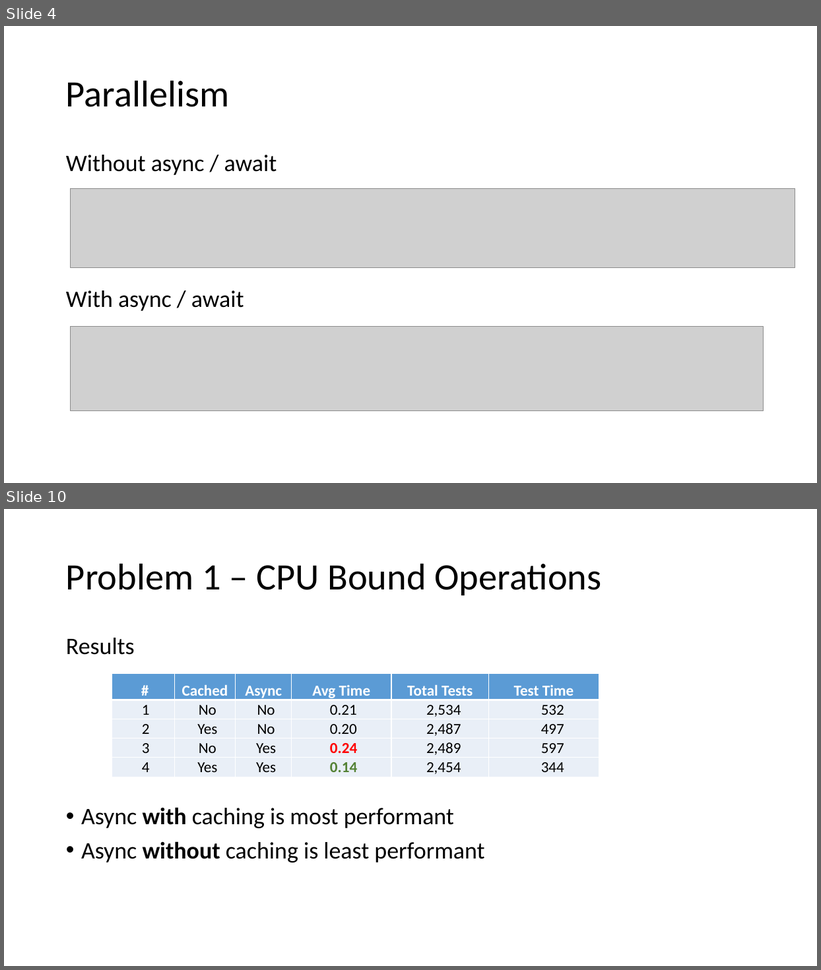
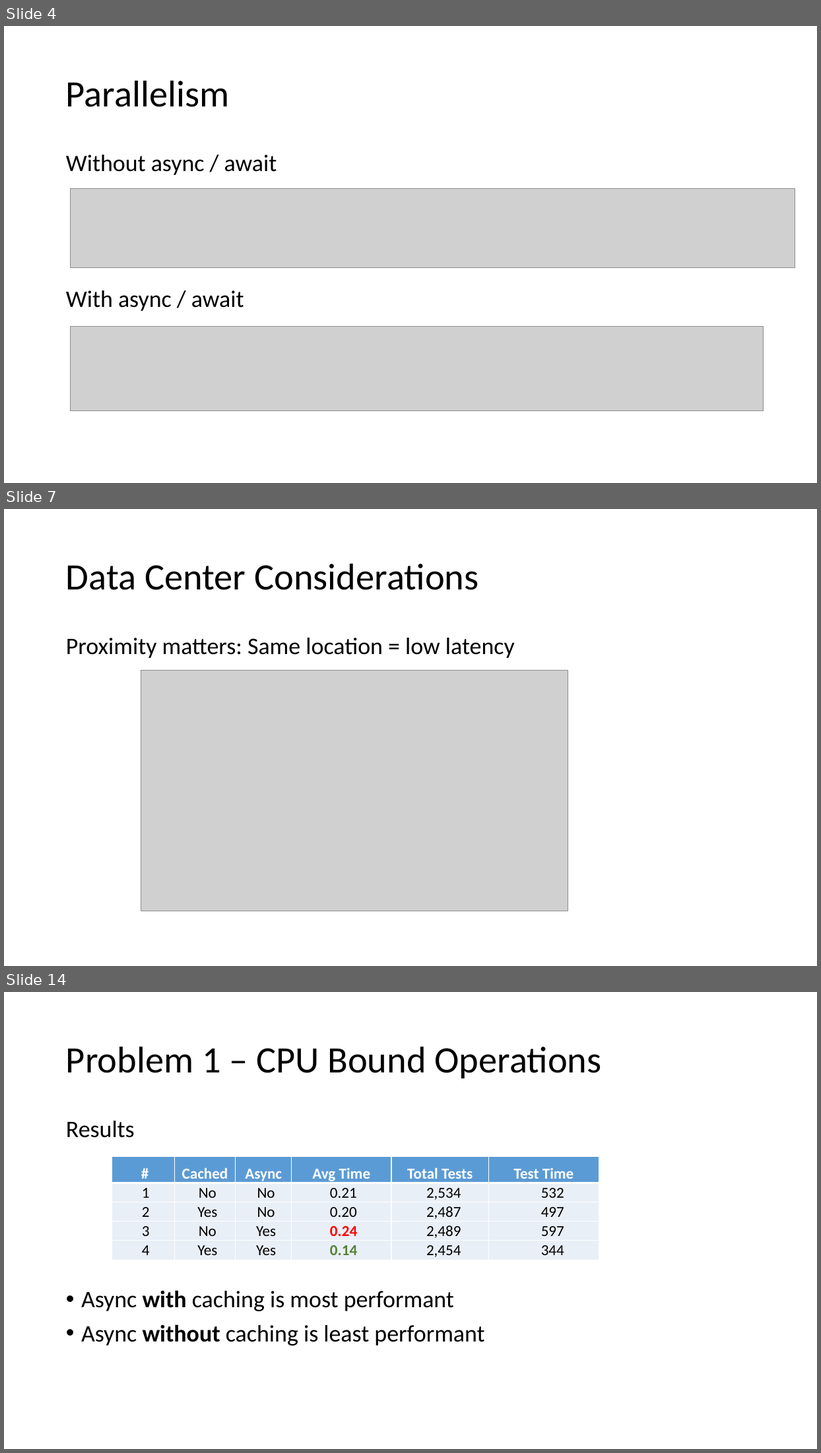
Before and after one commit to mark-doyle/dal-cs-sig, a slide deck: RealWorldScalability/Real World Scalability.pptx. Shown one above the other, each under a label of ours: slides 4 and 10 before the commit, slides 4, 7 and 14 after it; the slides between them are not shown. The pictures are 821x970 and 821x1453 pixels, drawn with LibreOffice and Linux fonts; fonts in the diff are those of the drawing; grey boxes stand for pictures. Boxes give left, top, right and bottom in pixels: in the first picture for what was removed or moved away, otherwise in the second. Text is boxed around its words. In the diff, an @@ line names an element or a change of style, - is before the commit and + after.

```diff
--- a/RealWorldScalability/Real World Scalability.pptx
+++ b/RealWorldScalability/Real World Scalability.pptx
@@ slide 7 added at <box>4,509,817,966</box>, background #FFFFFF @@
@@ title added at <box>66,563,479,590</box>, 44 pt, text #000000 @@
+Data Center Considerations
@@ text added at <box>66,638,515,658</box>, 28 pt, text #000000 @@
+Proximity matters: Same location = low latency
@@ picture added at <box>141,671,568,911</box> @@
@@ what was slide 10 is now slide 14 @@
```
Also in this commit, not shown: 8 slides changed, 11 other slides added.
